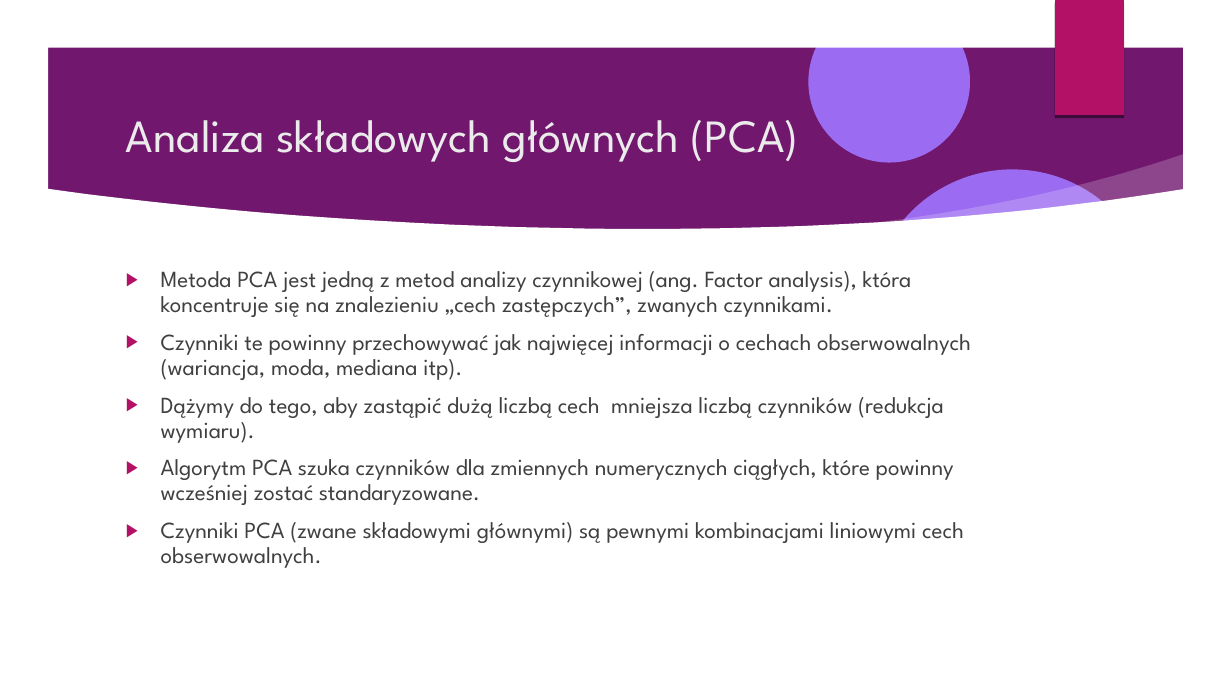
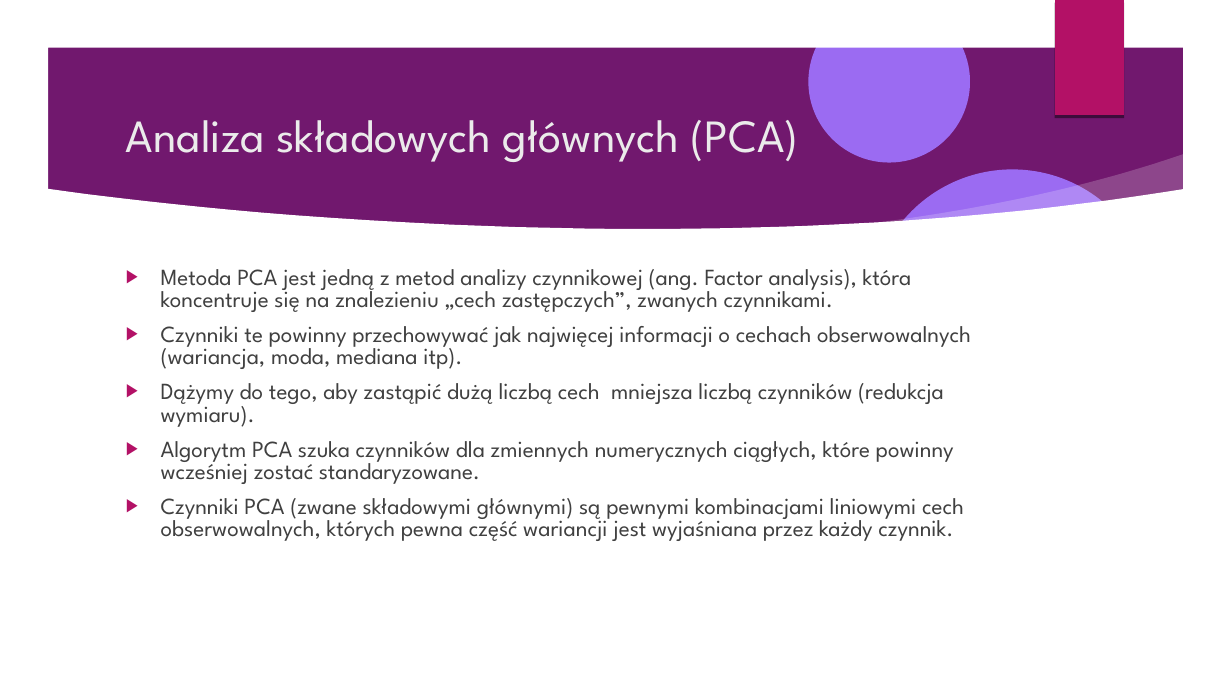
Before and after one commit to Pawel-Tomasz-Nowak/Scientific-collaboration, a slide deck: slide 73 of EmissionAnalysis/Prezentacja projektu.odp. Drawn at 1232x693 pixels with LibreOffice and Linux fonts; fonts in the diff are those of the drawing; background and template pictures are left out. Boxes give left, top, right and bottom in pixels: in the first picture for what was removed or moved away, otherwise in the second. Text is boxed around its words. In the diff, an @@ line names an element or a change of style, - is before the commit and + after.

```diff
--- a/EmissionAnalysis/Prezentacja projektu.odp
+++ b/EmissionAnalysis/Prezentacja projektu.odp
@@ text at [161, 269, 971, 484]: line spacing 0.9 to 0.8 @@
@@ text at [161, 498, 964, 541]: text changed @@
-▶ Czynniki PCA (zwane składowymi głównymi) są pewnymi kombinacjami liniowymi cech obserwowalnych.
+▶ Czynniki PCA (zwane składowymi głównymi) są pewnymi kombinacjami liniowymi cech obserwowalnych, których pewna część wariancji jest wyjaśniana przez każdy czynnik.
```
Also in this commit, not shown: 3 other slides changed, 5 slides added, 1 other file.
